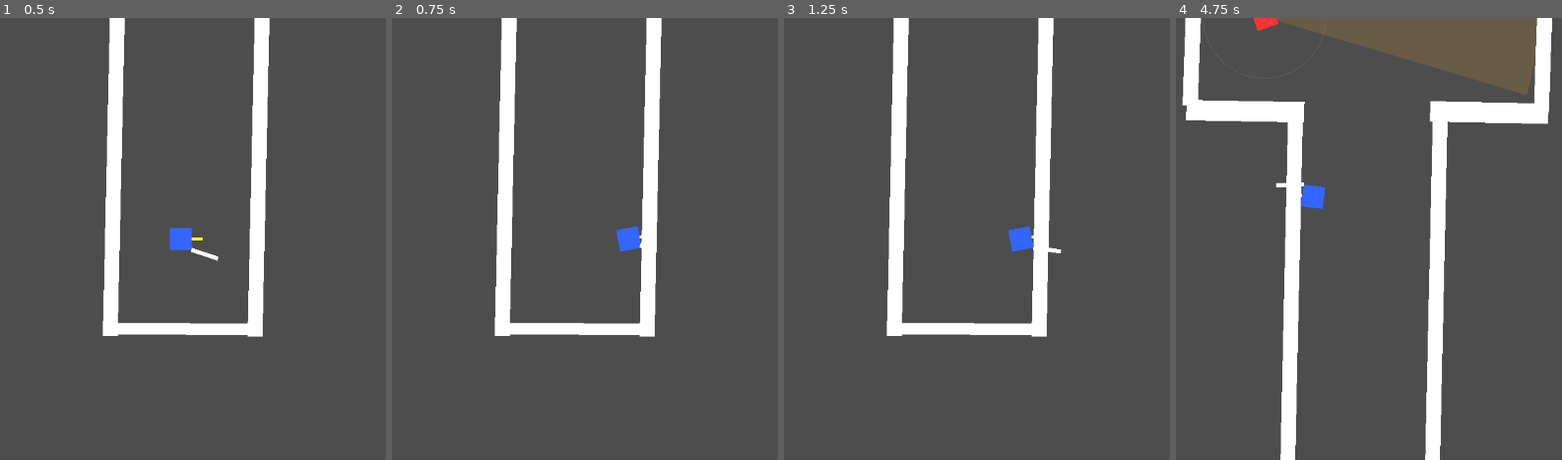
Above: before the commit, frames 1-4 (left to right).
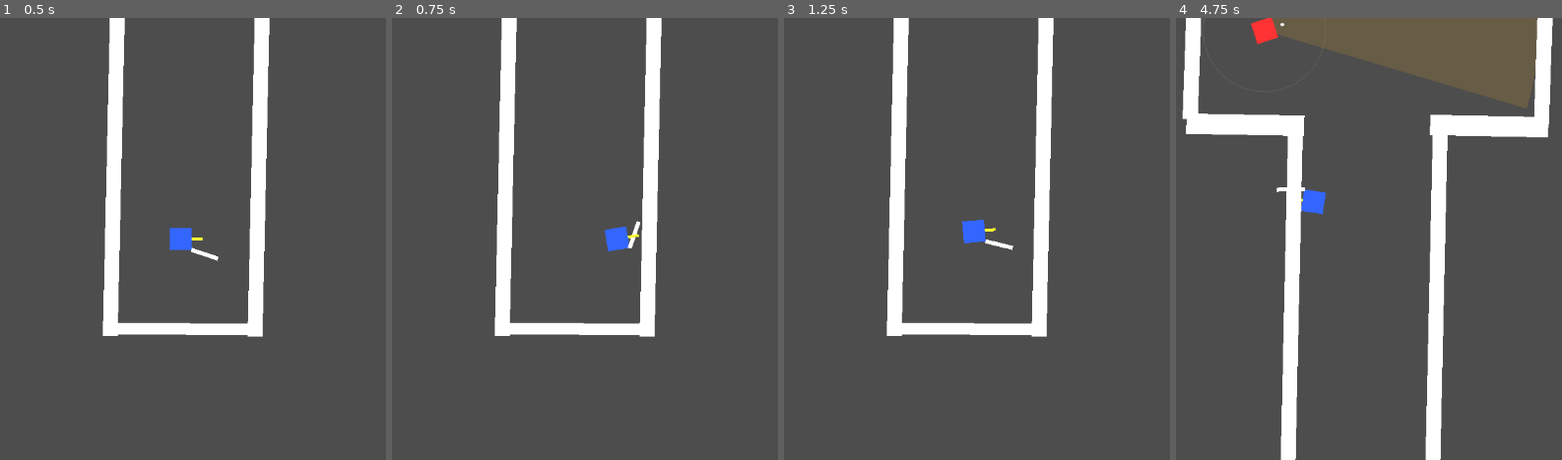
Above: after the commit, the same moments.

Repository: chimoochi/flash-fire
Game: Godot game, scene res://workspace.tscn
The game is run twice, just before and just after one commit, with the same random seed, the same clock (stepped at 60 frames per second) and the same inputs.
Inputs (mouse positions are in pixels of both pictures, inside the frame that each line leads up to):
- Up to frame 1 (0.5 s): no input
- Up to frame 2 (0.75 s): tap Enter at 0.5 s; move the mouse to (747, 216) at 0.52 s; hold D (MoveRight) from 0.53 s (still down); tap Space (shoot) at 0.6 s
- Up to frame 3 (1.25 s): keep holding D (MoveRight); tap Shift (Dash, bound only after the commit) at 0.8 s
- Up to frame 4 (4.75 s): move the mouse to (1199, 261) at 1.27 s; release D (MoveRight) at 1.28 s; hold S (MoveDown) 1.28-2.03 s; tap Shift (Dash, bound only after the commit) at 1.35, 2.3, 2.85, 3.8, 4.35 s; tap Space (shoot) at 1.55, 2.1, 3.05, 3.6, 4.55 s; move the mouse to (1434, 141) at 2.02 s; hold D (MoveRight) 2.03-2.78 s; move the mouse to (1318, 327) at 2.77 s; hold W (MoveUp) 2.78-3.53 s; move the mouse to (outside the picture) at 3.52 s; hold A (MoveLeft) from 3.53 s (still down); move the mouse to (outside the picture) at 4.27 s

Frame 1 is identical in both runs. In frame 2, 0.4% of the frame differs, in the area x 55-65%, y 45-54%; in frame 3, 0.7%; in frame 4, 6.4%, in the area x 1-98%, y 0-100%.

Commit message:
Add enemy health bar and player dash

Diff:
--- a/GodotGame/enemy/enemy bad.gd
+++ b/GodotGame/enemy/enemy bad.gd
@@ -10,10 +10,11 @@
 
 @export var search_duration := 5.0
 
-enum State { IDLE, CHASING, SUSPICIOUS }
+enum State {IDLE, CHASING, SUSPICIOUS}
 
 var EnemyState: Dictionary = {
 	"health": 100,
+	"max_health": 100,
 	"is_alive": true,
 	"behavior": State.IDLE
 }
@@ -23,10 +24,19 @@
 var scan_angle := 0.0
 
 @onready var ray_cast: RayCast2D = $RayCast2D
+var health_bar_scene = preload("res://enemy/health_bar.tscn")
+var health_bar: ProgressBar
 
 func _ready() -> void:
 	add_to_group("Enemy")
 	_acquire_target()
+	_setup_health_bar()
+
+func _setup_health_bar() -> void:
+	health_bar = health_bar_scene.instantiate()
+	add_child(health_bar)
+	health_bar.max_value = EnemyState["max_health"]
+	health_bar.value = EnemyState["health"]
 
 func _physics_process(delta: float) -> void:
 	if not is_instance_valid(target):
@@ -70,7 +80,7 @@
 	_smooth_rotate(scan_angle, delta)
 
 	if abs(angle_difference(rotation, scan_angle)) < 0.1:
-		scan_angle = rotation + randf_range(-PI/2, PI/2)
+		scan_angle = rotation + randf_range(-PI / 2, PI / 2)
 	if patience_timer <= 0:
 		_set_state(State.IDLE)
 
@@ -133,6 +143,8 @@
 
 func take_damage(amount: int) -> void:
 	EnemyState["health"] -= amount
+	if health_bar:
+		health_bar.value = EnemyState["health"]
 	if EnemyState["health"] <= 0:
 		die()
 
--- /dev/null
+++ b/GodotGame/enemy/health_bar.tscn
@@ -0,0 +1,17 @@
+[gd_scene load_steps=2 format=3 uid="uid://d1x6j8j8j8j8j"]
+
+[sub_resource type="StyleBoxFlat" id="StyleBoxFlat_hp"]
+bg_color = Color(1, 0.2, 0.2, 1)
+corner_radius_top_left = 2
+corner_radius_top_right = 2
+corner_radius_bottom_right = 2
+corner_radius_bottom_left = 2
+
+[node name="HealthBar" type="ProgressBar"]
+offset_left = -25.0
+offset_top = -60.0
+offset_right = 25.0
+offset_bottom = -54.0
+theme_override_styles/fill = SubResource("StyleBoxFlat_hp")
+value = 100.0
+show_percentage = false
--- a/GodotGame/player/player.gd
+++ b/GodotGame/player/player.gd
@@ -1,6 +1,13 @@
 extends CharacterBody2D
 
-const SPEED = 600.0
+const MAX_SPEED = 600.0
+const ACCELERATION = 3000.0
+const FRICTION = 2000.0
+
+const DASH_SPEED = 1000.0
+const DASH_DURATION = 0.15
+const DASH_COOLDOWN = 0.8
+
 const BULLET_SPEED = 1500.0
 const BULLET_SCENE = preload("res://player/bullet.tscn")
 @onready var melee_pivot: Node2D = $MeleePivot
@@ -11,7 +18,9 @@
 	"passives": [],
 	"is_alive": true,
 	"is_swinging": false,
-	"can_shoot": false
+	"can_shoot": false,
+	"is_dashing": false,
+	"can_dash": true
 }
 func _ready() -> void:
 	add_to_group("Player")
@@ -31,13 +40,50 @@
 	if direction.length() > 0:
 		direction = direction.normalized()
 
-	velocity = direction * SPEED
-	move_and_slide()
+	if PlayerState["is_dashing"]:
+		_handle_dash_physics(delta)
+		var collision = move_and_collide(velocity * delta)
+		if collision:
+			_handle_ricochet(collision)
+	else:
+		_handle_movement_physics(direction, delta)
+		move_and_slide()
 
 	look_at(get_global_mouse_position())
 
 	if Input.is_action_just_pressed("shoot"):
 		attack()
+
+	if Input.is_action_just_pressed("Dash") and PlayerState["can_dash"]:
+		start_dash(direction)
+
+func _handle_movement_physics(direction: Vector2, delta: float) -> void:
+	if direction != Vector2.ZERO:
+		velocity = velocity.move_toward(direction * MAX_SPEED, ACCELERATION * delta)
+	else:
+		velocity = velocity.move_toward(Vector2.ZERO, FRICTION * delta)
+
+func _handle_dash_physics(_delta: float) -> void:
+	pass
+
+func start_dash(direction: Vector2) -> void:
+	if direction == Vector2.ZERO:
+		direction = Vector2.RIGHT.rotated(rotation)
+
+	PlayerState["is_dashing"] = true
+	PlayerState["can_dash"] = false
+	velocity = direction * DASH_SPEED
+
+	await get_tree().create_timer(DASH_DURATION).timeout
+	PlayerState["is_dashing"] = false
+
+	await get_tree().create_timer(DASH_COOLDOWN).timeout
+	PlayerState["can_dash"] = true
+
+func _handle_ricochet(collision: KinematicCollision2D) -> void:
+	var normal = collision.get_normal()
+	velocity = velocity.bounce(normal)
+	rotation = velocity.angle()
 
 func spawn_bullet(direction: Vector2) -> void:
 	if not PlayerState["can_shoot"]:
@@ -68,7 +114,7 @@
 	var tween = create_tween()
 	var start_rot = melee_pivot.rotation
 
-	tween.tween_property(melee_pivot, "rotation", start_rot - PI/2, 0.1).set_trans(Tween.TRANS_QUAD).set_ease(Tween.EASE_OUT)
+	tween.tween_property(melee_pivot, "rotation", start_rot - PI / 2, 0.1).set_trans(Tween.TRANS_QUAD).set_ease(Tween.EASE_OUT)
 	tween.tween_callback(check_melee_hit)
 	tween.tween_property(melee_pivot, "rotation", start_rot, 0.1).set_trans(Tween.TRANS_QUAD).set_ease(Tween.EASE_IN)
 
--- a/GodotGame/project.godot
+++ b/GodotGame/project.godot
@@ -51,6 +51,11 @@
 "events": [Object(InputEventKey,"resource_local_to_scene":false,"resource_name":"","device":-1,"window_id":0,"alt_press …(195 unchanged characters)…
 ]
 }
+Dash={
+"deadzone": 0.2,
+"events": [Object(InputEventKey,"resource_local_to_scene":false,"resource_name":"","device":-1,"window_id":0,"alt_pressed":false,"shift_pressed":false,"ctrl_pressed":false,"meta_pressed":false,"pressed":false,"keycode":0,"physical_keycode":4194325,"key_label":0,"unicode":0,"location":0,"echo":false,"script":null)
+]
+}
 
 [rendering]
 
